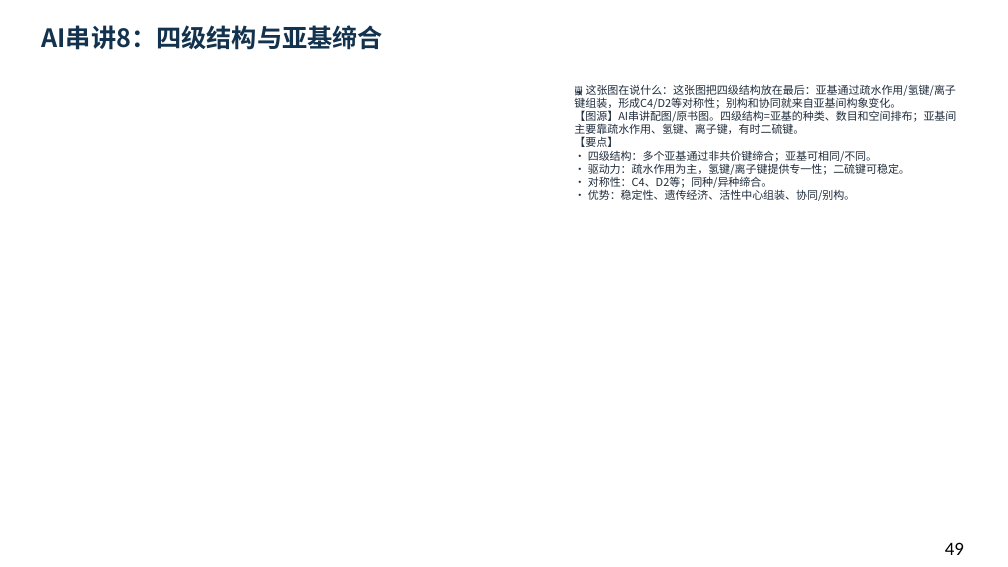
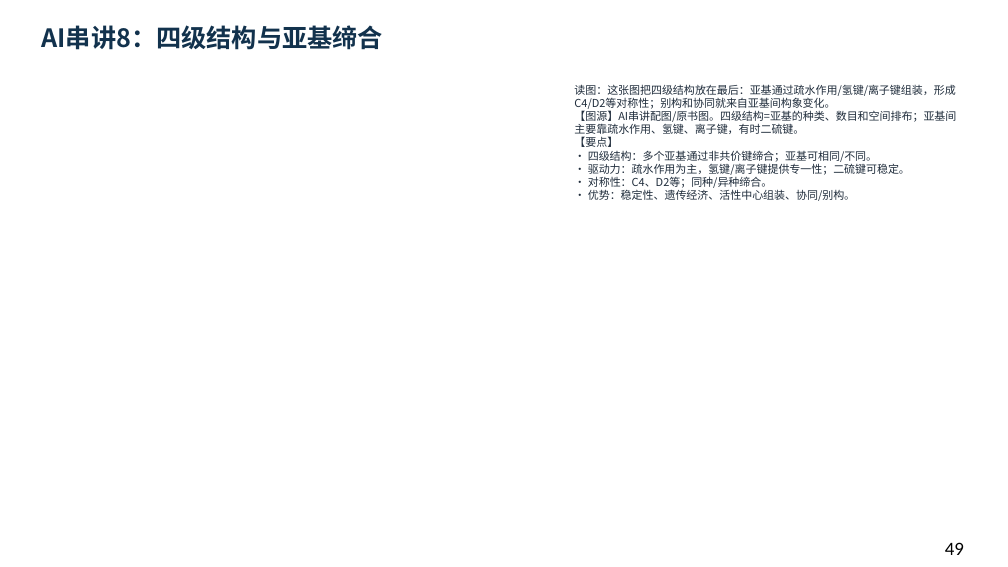
Before and after one commit to newkan-li/Biochemistry, a slide deck: slide 49 of downloads/bc03-ai-style.pptx. Drawn at 1008x567 pixels with LibreOffice and Linux fonts; fonts in the diff are those of the drawing. Boxes give left, top, right and bottom in pixels: in the first picture for what was removed or moved away, otherwise in the second. Text is boxed around its words. In the diff, an @@ line names an element or a change of style, - is before the commit and + after.

```diff
--- a/downloads/bc03-ai-style.pptx
+++ b/downloads/bc03-ai-style.pptx
@@ text at [574, 84, 956, 201]: text changed @@
-🖼 这张图在说什么：这张图把四级结构放在最后：亚基通过疏水作用/氢键/离子键组装，形成C4/D2等对称性；别构和协同就来自亚基间构象变化。
-【图源】AI串讲配图/原书图。四级结构=亚基的种类、数目和空间排布；亚基间主要靠疏水作用、氢键、离子键，有时二硫键。
-【要点】
-• 四级结构：多个亚基通过非共价键缔合；亚基可相同/不同。
-• 驱动力：疏水作用为主，氢键/离子键提供专一性；二硫键可稳定。
-• 对称性：C4、D2等；同种/异种缔合。
-• 优势：稳定性、遗传经济、活性中心组装、协同/别构。
+读图：这张图把四级结构放在最后：亚基通过疏水作用/氢键/离子键组装，形成C4/D2等对称性；别构和协同就来自亚基间构象变化。
+【图源】AI串讲配图/原书图。四级结构=亚基的种类、数目和空间排布；亚基间主要靠疏水作用、氢键、离子键，有时二硫键。
+【要点】
+• 四级结构：多个亚基通过非共价键缔合；亚基可相同/不同。
+• 驱动力：疏水作用为主，氢键/离子键提供专一性；二硫键可稳定。
+• 对称性：C4、D2等；同种/异种缔合。
+• 优势：稳定性、遗传经济、活性中心组装、协同/别构。
```
Also in this commit, not shown: 87 other slides changed, 3 other files.
